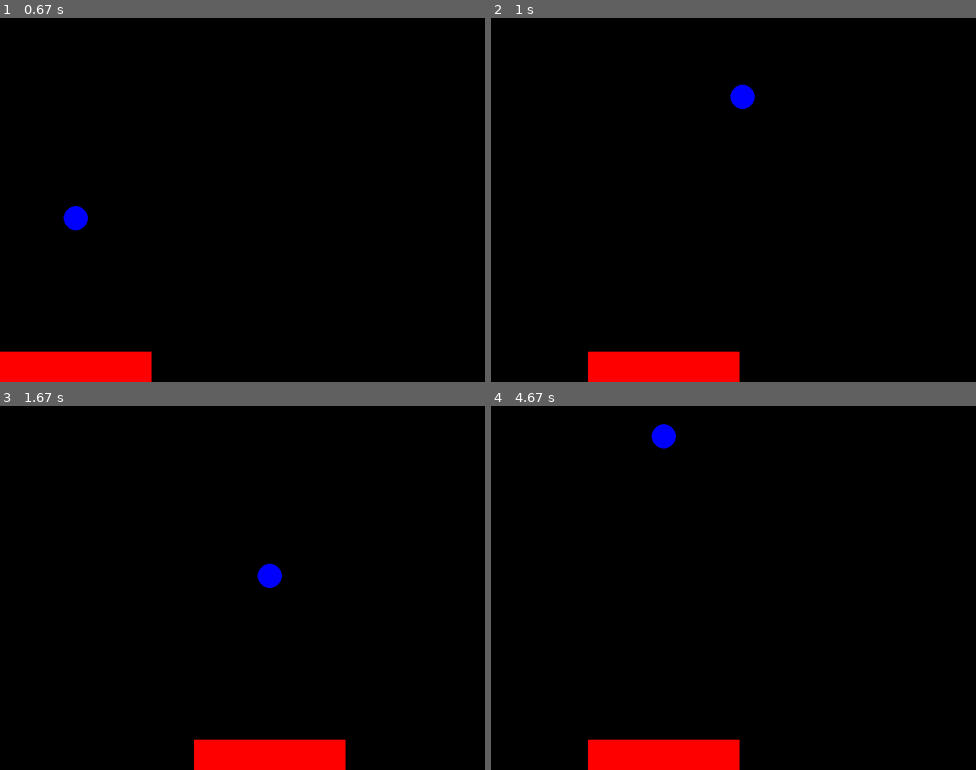
Above: before the commit, frames 1-4 (two rows, left to right).
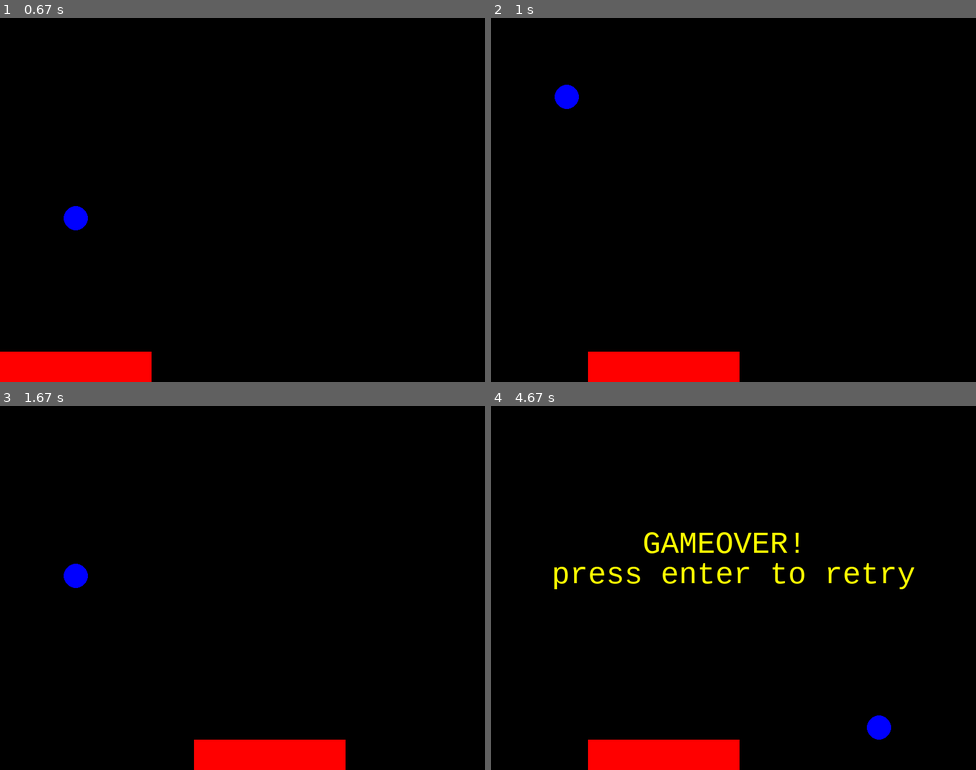
Above: after the commit, the same moments.

Repository: moonlca/pygame-practice
Game: pygame game, started from helloworld.py
Same seed, same stepped clock (60 frames per second), same inputs: the game is played once before the commit and once after it.
Inputs:
- Up to frame 1 (0.67 s): tap Space at 0.33 s
- Up to frame 2 (1 s): hold D from 0.67 s (still down); tap Space at 0.73 s
- Up to frame 3 (1.67 s): tap Space at 1.03, 1.23, 1.53 s; release D at 1.13 s; hold D 1.17-1.63 s
- Up to frame 4 (4.67 s): hold A 1.67-2.2 s; tap Space at 1.73, 2.03, 2.63, 2.93, 3.07, 3.37, 3.73, 4.03, 4.23, 4.53 s; tap Enter at 2.23 s; hold A 2.57-2.97 s; hold D 3-3.63 s; hold A 3.67-4.13 s; hold D 4.17-4.63 s

Frame 1 is identical in both runs. In frame 2, 0.5% of the frame differs, in the area x 13-55%, y 18-25%; in frame 3, 0.5%; in frame 4, 2.3%, in the area x 13-88%, y 5-92%.

Commit message:
fix space to enter

Diff:
--- a/helloworld.py
+++ b/helloworld.py
@@ -29,7 +29,7 @@
 def gameover():
     myfont = pygame.font.SysFont("monospace", 50)
     label1 = myfont.render("GAMEOVER!", 2, (255, 255, 0))
-    label2 = myfont.render("press space to retry", 2, (255, 255, 0))
+    label2 = myfont.render("press enter to retry", 2, (255, 255, 0))
 
     dp.blit(label1, (250, 200))
     dp.blit(label2, (100, 250))
@@ -49,7 +49,6 @@
     hitx = 0
     GAMEOVER = 0
     jumpout = 0
-    print(GAMEOVER)
 
 
 
@@ -78,14 +77,15 @@
                     rect1.right += (barx * speed)
                     rect1.left += (barx * speed)
                 if ev.key == K_SPACE:
-                    cx = rect1.centerx
+                    if lock:
+                        cx = rect1.centerx
+                        xspeed = speed
+                        dirx = barx
+
                     lock = 0
-                    dirx = barx
-                    xspeed = speed
             if ev.type == pygame.KEYUP:
                 speed = 0
         if GAMEOVER:
-            print(GAMEOVER)
             if ev.type == pygame.KEYDOWN:
                 if ev.key == K_RETURN:
                     retry()
@@ -110,11 +110,13 @@
         cy = 10
         shotspeed = 0
         diry = 1
+# hit the board or gameover
     if cy > 530:
         hitx = cx
         cy = 530
         shotspeed = 0
         diry = -1
+
         if (hitx < (rect1.left - 20) or hitx > (rect1.right + 20)) and not jumpout:
             GAMEOVER = 1
             gameover()
